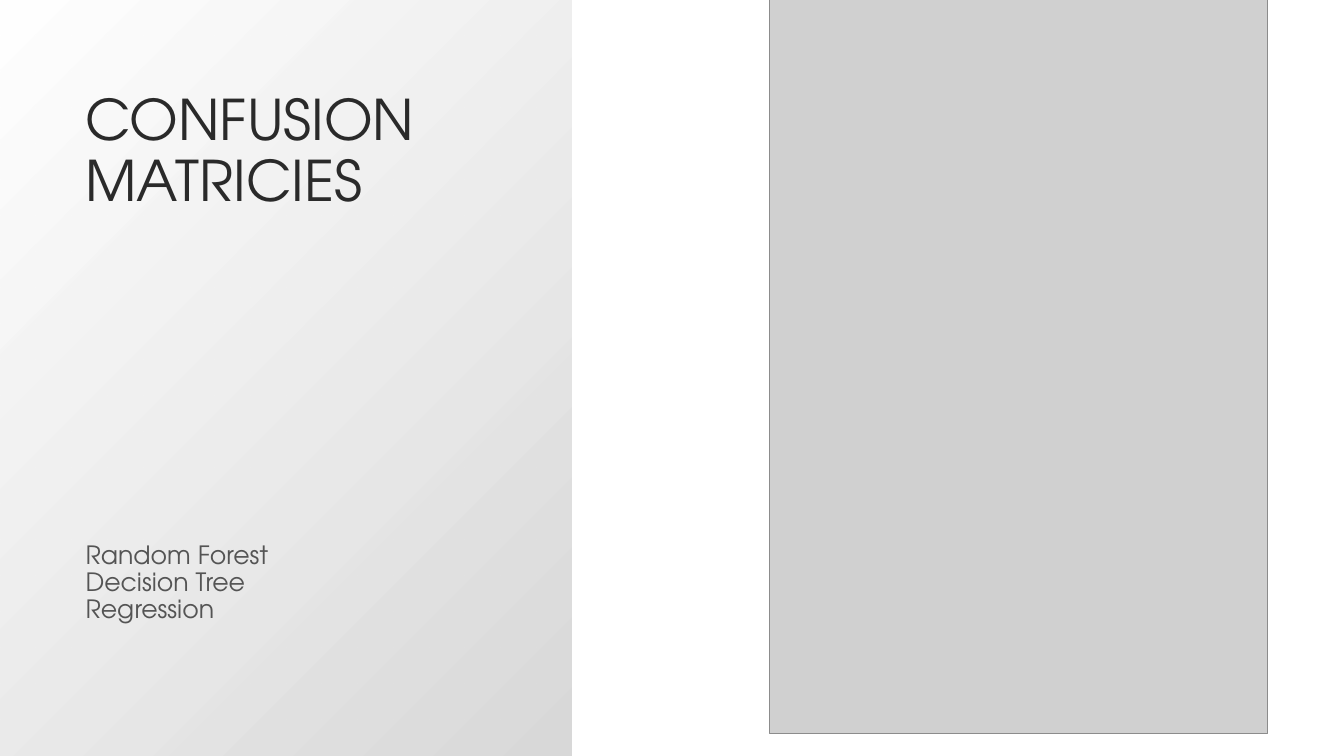
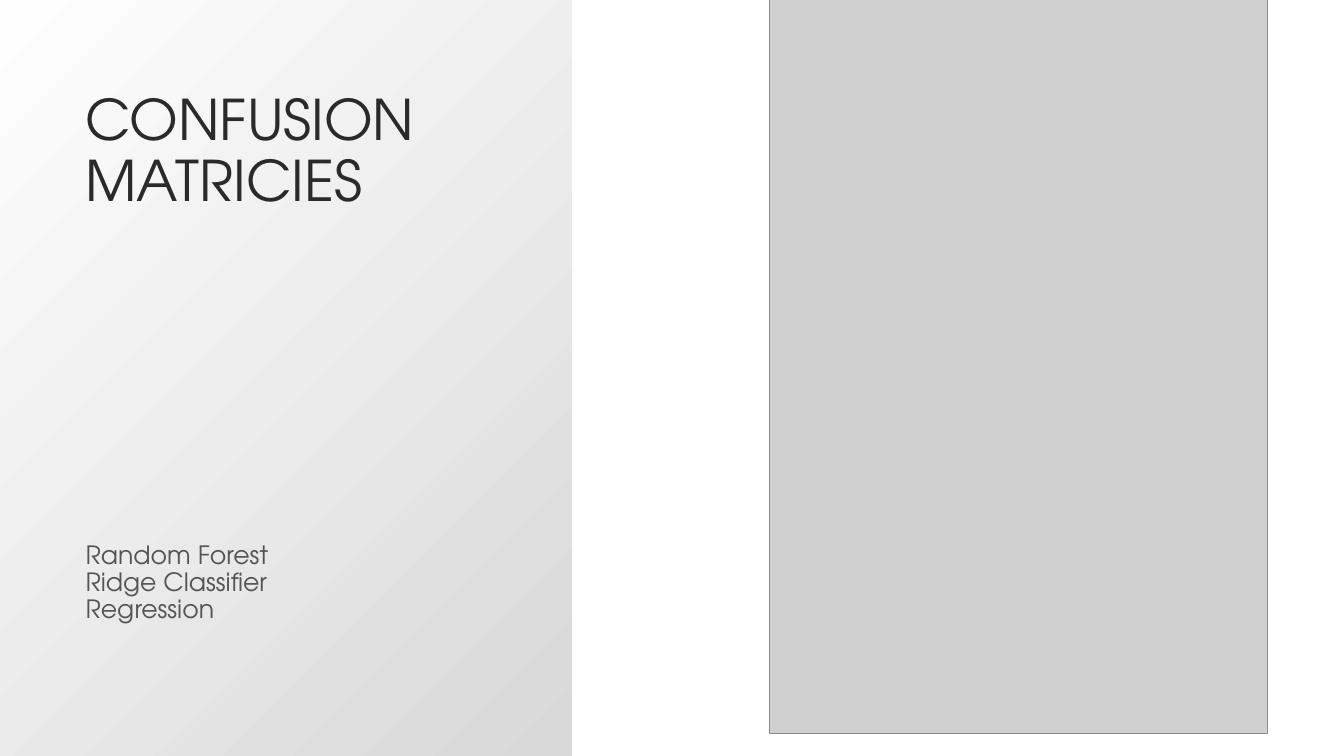
Before and after one commit to aradaha/Baseball-Stats-Project, a slide deck: slide 8 of pptx/CaptsonePowerPoint.pptx (slide 7 before the commit). Drawn at 1344x756 pixels with LibreOffice and Linux fonts; fonts in the diff are those of the drawing; grey boxes stand for pictures. Boxes give left, top, right and bottom in pixels: in the first picture for what was removed or moved away, otherwise in the second. Text is boxed around its words. In the diff, an @@ line names an element or a change of style, - is before the commit and + after.

```diff
--- a/pptx/CaptsonePowerPoint.pptx
+++ b/pptx/CaptsonePowerPoint.pptx
@@ text at box(86, 572, 267, 603): text changed @@
-Decision Tree
+Ridge Classifier
```
Also in this commit, not shown: 2 other slides changed, 1 slide added, 3 other files.
